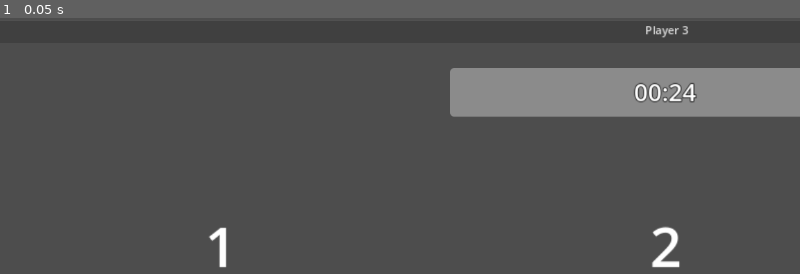
Above: before the commit, frame 1.
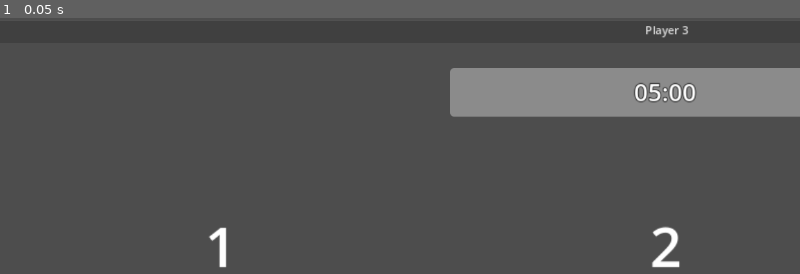
Above: after the commit, the same moment.

Repository: AsperTheDog/Shapzles
Game: Godot game, scene res://Scenes/Main.tscn
The game is run twice, just before and just after one commit, with the same random seed, the same clock (stepped at 60 frames per second) and the same inputs.
Inputs:
- Up to frame 1 (0.05 s): no input

The runs differ from the first frame. In frame 1, 0.2% of the frame differs, in the area x 81-88%, y 25-34%.

Commit message:
Updated Puzzle F solution and made timer 5 mins

Diff:
--- a/GDProject/Scripts/GameManager.gd
+++ b/GDProject/Scripts/GameManager.gd
@@ -21,7 +21,7 @@
 
 var maxHealth: int = 3
 var currentHealth: int = maxHealth
-var countdownSeconds: int = 0.4 * 60
+var countdownSeconds: int = 5 * 60
 @onready var remainingSeconds: float = float(countdownSeconds)
 
 var gameData: Dictionary = preload("res://symbolTable.json").data
--- a/GDProject/Symbols/PuzzleFSolution.svg
+++ b/GDProject/Symbols/PuzzleFSolution.svg
@@ -1 +1 @@
-<?xml version="1.0" encoding="UTF-8"?><svg id="Lager_1" xmlns="http://www.w3.org/2000/svg" viewBox="0 0 500 500"><path d="m235,15v220H15V15h220M250,0H0v250h250V0h0Z"/><path d="m485,15v220h-220V15h220M500,0h-250v250h250V0h0Z"/><path d="m235,265v220H15v-220h220m15-15H0v250h250v-250h0Z"/><path d="m485,265v220h-220v-220h220m15-15h-250v250h250v-250h0Z"/></svg>
+<?xml version="1.0" encoding="UTF-8"?><svg id="Lager_1" xmlns="http://www.w3.org/2000/svg" viewBox="0 0 500 500"><defs><style>.cls-1{fill:none;stroke:#000;stroke-miterlimit:10;stroke-width:15px;}</style></defs><rect class="cls-1" x="7.93" y="7.05" width="485.23" height="485.23"/><rect x="242.93" y="4.88" width="15" height="492"/><rect x="246.93" y="3.55" width="15" height="492" transform="translate(4.89 503.98) rotate(-90)"/></svg>
Not shown, changed: GDProject/Symbols/PuzzleFSolution.svg.import
